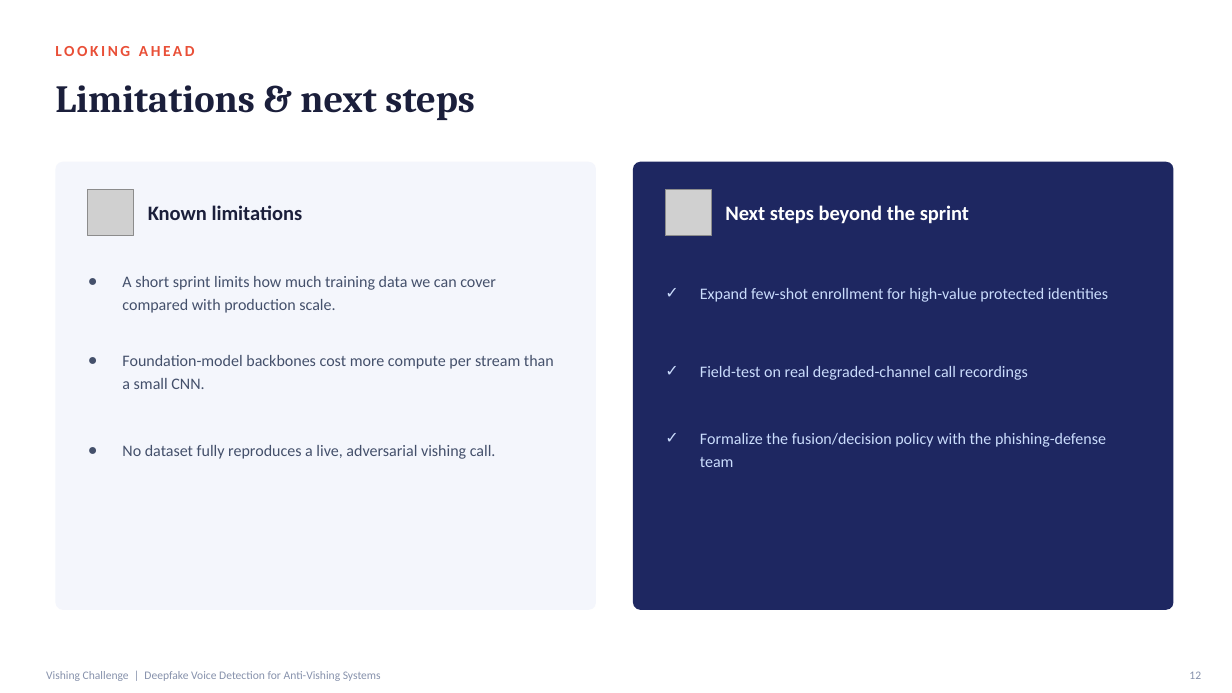
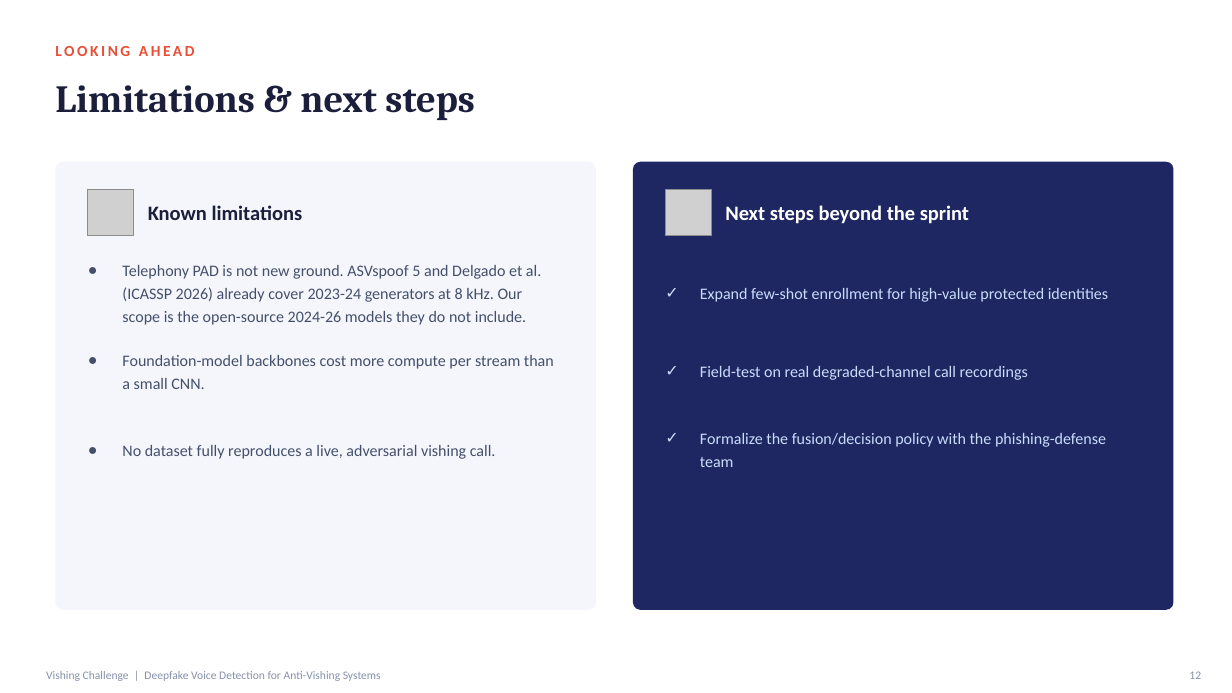
Before and after one commit to mertBiricik/vishing, a slide deck: slide 12 of slides/anti_vishing_proposal.pptx. Drawn at 1232x693 pixels with LibreOffice and Linux fonts; fonts in the diff are those of the drawing; grey boxes stand for pictures. Boxes give left, top, right and bottom in pixels: in the first picture for what was removed or moved away, otherwise in the second. Text is boxed around its words. In the diff, an @@ line names an element or a change of style, - is before the commit and + after.

Commit message:
Add novelty analysis document and update PDF versions
- Introduced a new markdown file `novelty.md` detailing the originality claims and findings related to modern telephony and generator evaluations.
- Added two new PDF documents: `2410.04324v3.pdf` and `2410.04324v4.pdf`, which contain relevant research updates.

```diff
--- a/slides/anti_vishing_proposal.pptx
+++ b/slides/anti_vishing_proposal.pptx
@@ text at [122,265,541,325]: text changed @@
-● A short sprint limits how much training data we can cover compared with production scale.
+● Telephony PAD is not new ground. ASVspoof 5 and Delgado et al. (ICASSP 2026) already cover 2023-24 generators at 8 kHz. Our scope is the open-source 2024-26 models they do not include.
```
Also in this commit, not shown: 2 other slides changed, 5 other files.
